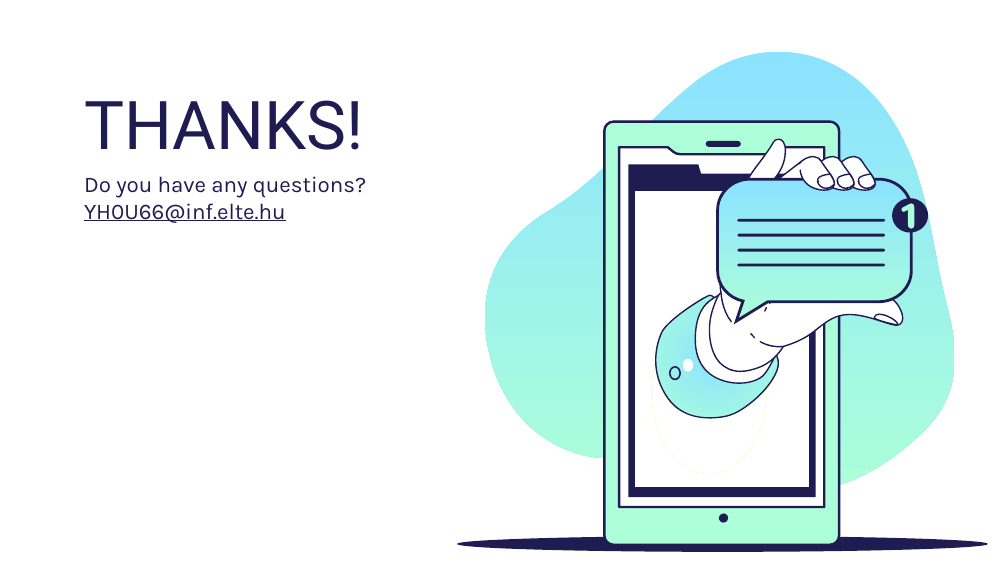
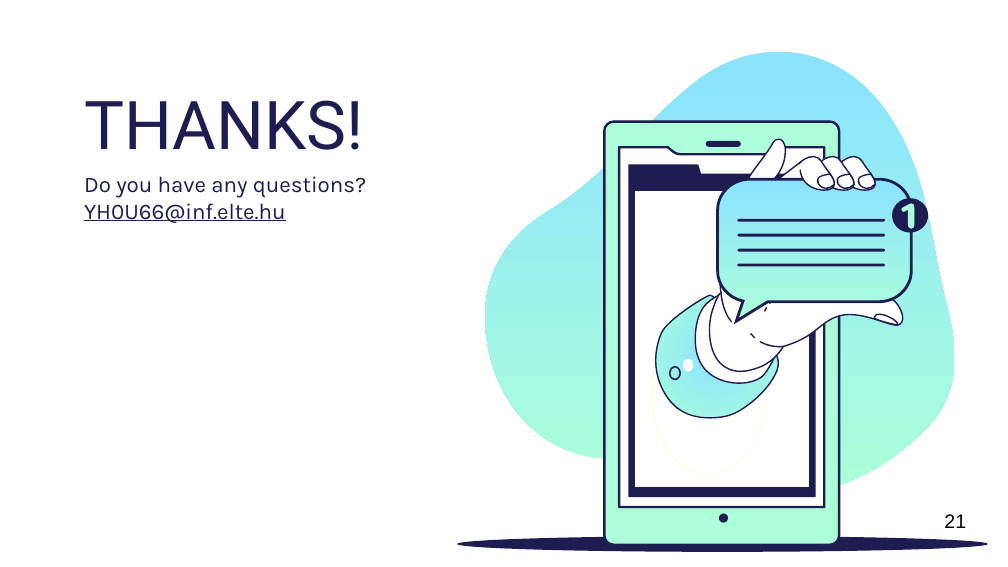
Before and after one commit to MehemmedTagizade/CyberLab1_, a slide deck: slide 21 of Mahammad_Taghizade_CSLAB_I.pptx. Drawn at 1008x567 pixels with LibreOffice and Linux fonts; fonts in the diff are those of the drawing. Boxes give left, top, right and bottom in pixels: in the first picture for what was removed or moved away, otherwise in the second. Text is boxed around its words. In the diff, an @@ line names an element or a change of style, - is before the commit and + after.

```diff
--- a/Mahammad_Taghizade_CSLAB_I.pptx
+++ b/Mahammad_Taghizade_CSLAB_I.pptx
@@ text added at (944, 514, 966, 528), 14 pt, text #000000 @@
+21
```
Also in this commit, not shown: 20 other slides changed, 1 other file.
